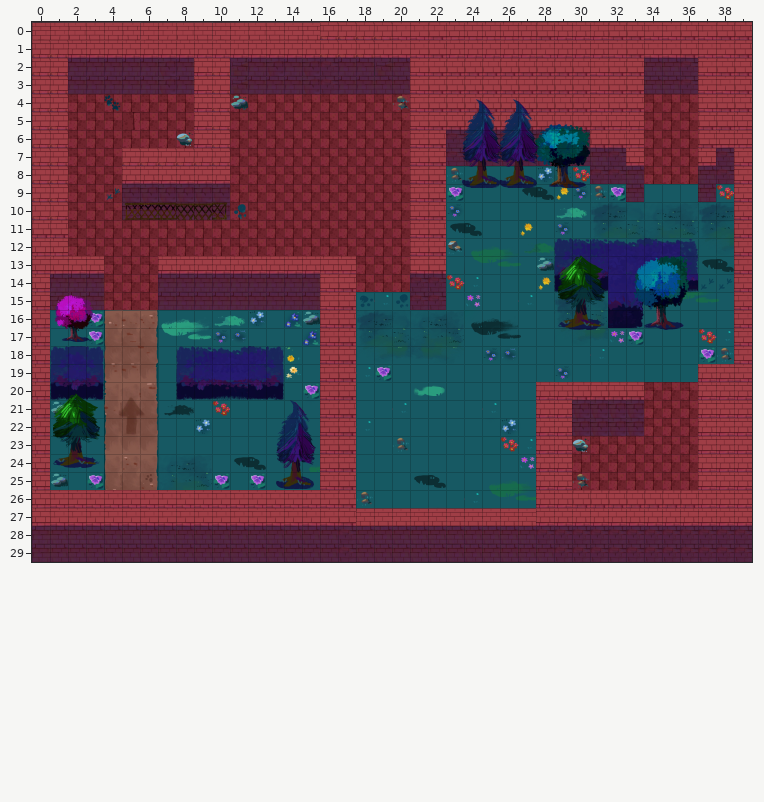
Two states of a Tiled map, assets/maps/hard3.tmx. This is how it looked before the edit.
Cells are 128x128 px. Shown: x 0..39, y 0..29.
Once edited:
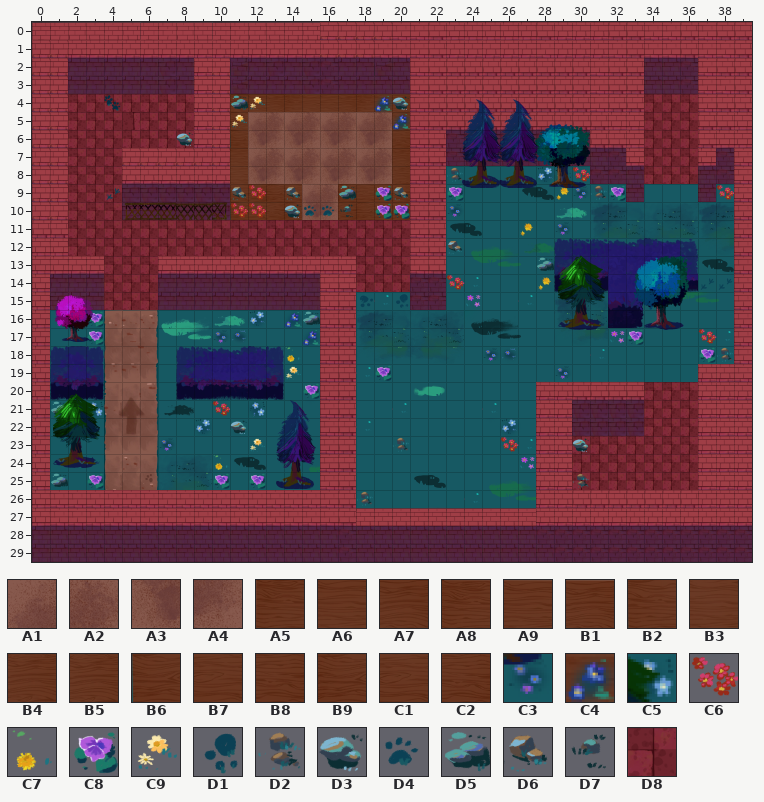
Key: from "decals-2": A1 3, A2 4, A3 14, A4 15, A5 38, A6 39, A7 40, A8 41, A9 42, B1 43, B2 49, B3 50, B4 51, B5 54, B6 60, B7 61, B8 62, B9 63, C1 64, C2 65; from "decorations-2": C3 15, C4 28, C5 41 turned 90, C6 53, C7 55, C8 58, C9 67, D1 99, D2 104, D3 105, D4 112, D5 115, D6 116, D7 117; from "walls-2": D8 42.
__ is an empty cell.
See-through tiles are keyed as they look on the map.
Change:
{"where": "layer \"ground\""}
{"y":4,"x":11,"old":"D8 D8 D8 D8 D8 D8 D8 D8 D8 D8","new":"A5 A6 A7 A8 A9 A6 A7 A8 A9 B1"}
{"y":5,"x":11,"old":"D8 D8 D8 D8 D8 D8 D8 D8 D8 D8","new":"B2 A1 A2 A1 A2 A1 A2 A1 A2 B5"}
{"y":6,"x":11,"old":"D8 D8 D8 D8 D8 D8 D8 D8 D8 D8","new":"B6 A3 A4 A3 A4 A3 A4 A3 A4 C2"}
{"y":7,"x":11,"old":"D8 D8 D8 D8 D8 D8 D8 D8 D8 D8","new":"A6 A1 A2 A1 A2 A1 A2 A1 A2 A7"}
{"y":8,"x":11,"old":"D8 D8 D8 D8 D8 D8 D8 D8 D8 D8","new":"B3 A3 A4 A3 A4 A3 A4 A3 A4 B4"}
{"y":9,"x":11,"old":"D8 D8 D8 D8 D8 D8 D8 D8 D8 D8","new":"B7 B8 B9 C1 A1 A2 B9 C1 B7 B8"}
{"y":10,"x":11,"old":"D8 D8 D8 D8 D8 D8 D8 D8 D8 D8","new":"B6 B7 B8 B9 A3 A4 B8 B9 C1 C2"}
{"where": "layer \"decoration\""}
{"y":4,"x":12,"old":"__","new":"C9"}
{"y":4,"x":19,"old":"__ D2","new":"C4 D3"}
{"y":5,"x":11,"old":"__","new":"C9"}
{"y":5,"x":20,"old":"__","new":"C4"}
{"y":9,"x":11,"old":"__ __","new":"D6 C6"}
{"y":9,"x":14,"old":"__","new":"D6"}
{"y":9,"x":17,"old":"__","new":"D5"}
{"y":9,"x":19,"old":"__ __","new":"C8 D6"}
{"y":10,"x":11,"old":"D1 __","new":"C6 C6"}
{"y":10,"x":14,"old":"__ __ __ __","new":"D3 D4 D4 D7"}
{"y":10,"x":19,"old":"__ __","new":"C8 C8"}
{"y":21,"x":3,"old":"__","new":"C5"}
{"y":21,"x":12,"old":"__","new":"C5"}
{"y":22,"x":11,"old":"__","new":"D3"}
{"y":23,"x":7,"old":"__","new":"C3"}
{"y":23,"x":12,"old":"__","new":"C9"}
{"y":24,"x":10,"old":"__","new":"C7"}
